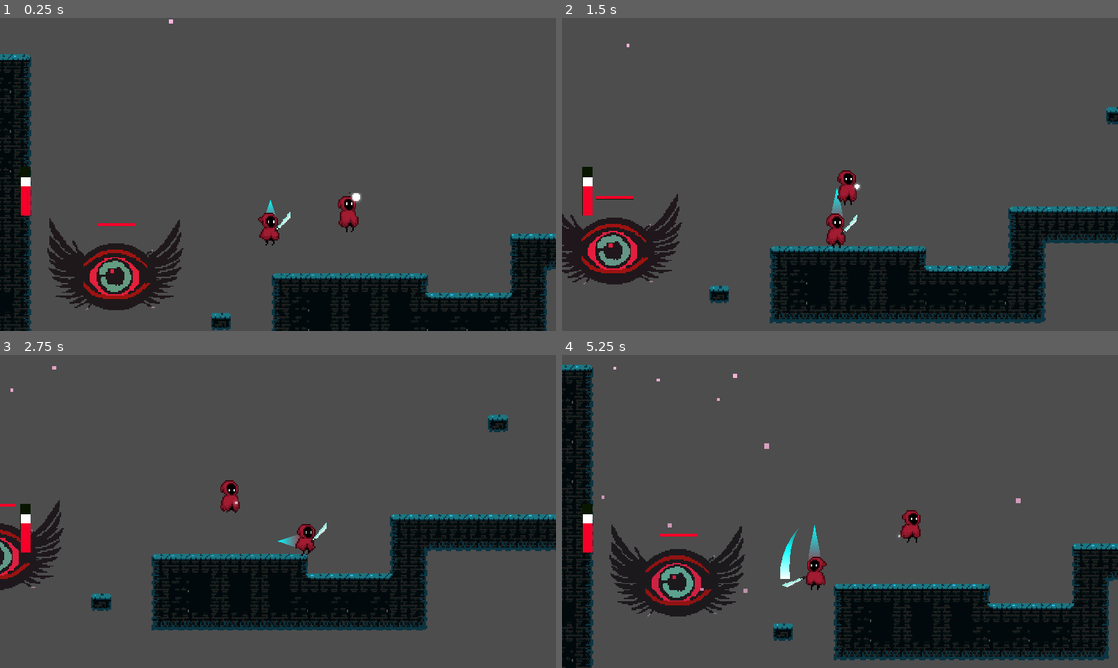
Above: before the commit, frames 1-4 (two rows, left to right).
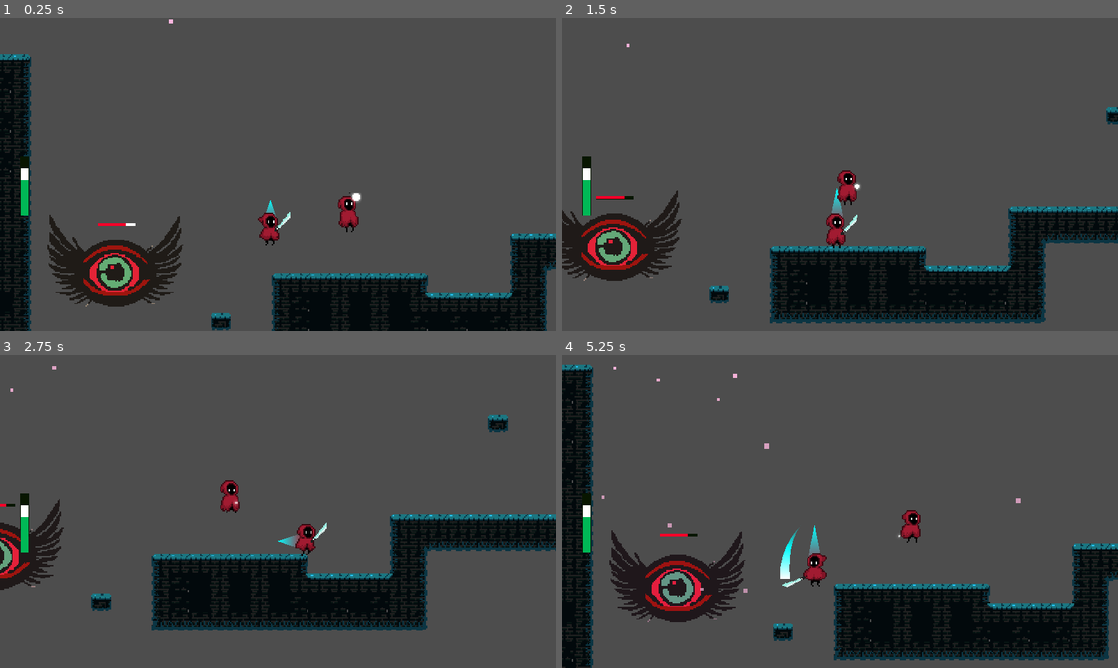
Above: after the commit, the same moments.

Repository: Driannn/AcerolaJam0
Game: Godot game, scene res://Scenes/Main scene/main_scene.tscn
Two runs of this game, one before a commit and one after it. Both use one fixed random seed, a clock stepped at 60 frames per second and the inputs below.
Inputs (mouse positions are in pixels of both pictures, inside the frame that each line leads up to):
- Up to frame 1 (0.25 s): no input
- Up to frame 2 (1.5 s): tap Enter (ui_accept) at 0.5 s; move the mouse to (962, 158) at 0.52 s; hold D (move_right) 0.53-1.28 s; tap X (attack) at 0.6 s; click (962, 158) at 0.67 s; tap Space (jump) at 0.77 s; move the mouse to (728, 190) at 1.27 s; hold S from 1.28 s (still down); tap F at 1.35 s
- Up to frame 3 (2.75 s): tap Space (jump) at 1.52 s; move the mouse to (333, 442) at 2.02 s; release S at 2.03 s; hold D (move_right) from 2.03 s (still down); tap X (attack) at 2.1 s
- Up to frame 4 (5.25 s): move the mouse to (812, 574) at 2.77 s; release D (move_right) at 2.78 s; hold W 2.78-3.53 s; tap F at 2.85, 4.35 s; click (812, 574) at 2.92 s; tap Space (jump) at 3.02, 3.77, 4.52 s; move the mouse to (1006, 558) at 3.52 s; hold A (move_left) 3.53-5.03 s; tap X (attack) at 3.6, 5.1 s; move the mouse to (673, 464) at 4.27 s; move the mouse to (867, 511) at 5.02 s; hold S from 5.03 s (still down); click (867, 511) at 5.17 s

The runs differ from the first frame. In frame 1, 2.5% of the frame differs, in the area x 3-33%, y 44-94%; in frame 2, 2.3%; in frame 3, 0.5%; in frame 4, 3.0%, in the area x 3-48%, y 44-86%.

Commit message:
hitbox works but is buggy
the hit and hurt box collide and the signal is triggered, but attack the enemy affects the player

Diff:
--- a/Assets/Scripts/MyHitBox.gd
+++ b/Assets/Scripts/MyHitBox.gd
@@ -1,7 +1,7 @@
 class_name MyHitBox
 extends Area2D
 
-@export var damage := 25
+@export var damage := 10
 
 func _init() -> void:
 	#Set the layer of this hit box to the number 2
--- a/Scenes/Entities/eye_enemy.tscn
+++ b/Scenes/Entities/eye_enemy.tscn
@@ -1,12 +1,16 @@
-[gd_scene load_steps=10 format=3 uid="uid://cldxd32efc4gh"]
+[gd_scene load_steps=12 format=3 uid="uid://cldxd32efc4gh"]
 
 [ext_resource type="Script" path="res://Scenes/Entities/eye_enemy.gd" id="1_2ixle"]
 [ext_resource type="Texture2D" uid="uid://y5nofrxknf74" path="res://Assets/Character/Eye try 2 test.png" id="1_7xmje"]
 [ext_resource type="Script" path="res://Assets/Scripts/MyHurtBox.gd" id="2_83kp3"]
+[ext_resource type="Script" path="res://Assets/Scripts/MyHitBox.gd" id="4_6yace"]
 [ext_resource type="PackedScene" uid="uid://4far1tugdhd" path="res://Scenes/UI/heath_bar.tscn" id="4_qwtri"]
 
 [sub_resource type="CircleShape2D" id="CircleShape2D_p13l0"]
 radius = 41.0488
+
+[sub_resource type="CircleShape2D" id="CircleShape2D_1ty1u"]
+radius = 27.0185
 
 [sub_resource type="Animation" id="Animation_y1ou2"]
 length = 0.001
@@ -89,6 +93,7 @@
 
 [node name="EyeEnemy" type="Node2D"]
 script = ExtResource("1_2ixle")
+health = 40
 
 [node name="Sprite2D" type="Sprite2D" parent="."]
 position = Vector2(-1, 4)
@@ -101,6 +106,14 @@
 [node name="CollisionShape2D" type="CollisionShape2D" parent="Sprite2D/MyHurtBox"]
 position = Vector2(1, -4)
 shape = SubResource("CircleShape2D_p13l0")
+
+[node name="MyHitBox" type="Area2D" parent="Sprite2D"]
+script = ExtResource("4_6yace")
+
+[node name="CollisionShape2D" type="CollisionShape2D" parent="Sprite2D/MyHitBox"]
+position = Vector2(1.99998, -4.00001)
+shape = SubResource("CircleShape2D_1ty1u")
+debug_color = Color(0.764706, 0.172549, 1, 0.419608)
 
 [node name="AnimationPlayer" type="AnimationPlayer" parent="."]
 unique_name_in_owner = true
--- a/Scenes/Player/my_player.gd
+++ b/Scenes/Player/my_player.gd
@@ -12,6 +12,8 @@
 @export var jump_force : float = 200.0
 ##Determines the maximun of jumps the player can do
 @export var max_jumps : int = 2
+##Player Health
+@export var health := 100
 
 @export_category("World")
 ##Gravity acceleration
@@ -103,6 +105,11 @@
 
 ##Handle the chages between animation states
 func update_animations(horizontal_direction : float) -> void:
+
+	if ap.is_playing() and ap.current_animation == "hurt":
+		ap.queue("hurt")
+		ap.queue("idle")
+
 	if is_on_floor():
 		if horizontal_direction == 0:
 			ap.play("idle")
@@ -112,3 +119,8 @@
 		ap.play("jump")
 	elif velocity.y > 0:
 		ap.play("fall")
+
+func take_damage(value):
+	ap.play("hurt")
+	health -= value
+	print("ayay me duele csm... health: ", health)
--- a/Scenes/Player/my_player.tscn
+++ b/Scenes/Player/my_player.tscn
@@ -1,15 +1,23 @@
-[gd_scene load_steps=16 format=3 uid="uid://bubsfc3tvkdsb"]
+[gd_scene load_steps=20 format=3 uid="uid://bubsfc3tvkdsb"]
 
 [ext_resource type="Texture2D" uid="uid://clh5e1uwbbtv0" path="res://Assets/Character/AnimationSheet_Character_byPenzilla.png" id="1_8w7mu"]
 [ext_resource type="Script" path="res://Scenes/Player/my_player.gd" id="1_ggs3h"]
 [ext_resource type="Script" path="res://addons/phantom_camera/scripts/phantom_camera_host/phantom_camera_host.gd" id="3_a8wne"]
+[ext_resource type="Script" path="res://Assets/Scripts/MyHurtBox.gd" id="3_cmf3y"]
 [ext_resource type="PackedScene" uid="uid://4far1tugdhd" path="res://Scenes/UI/heath_bar.tscn" id="4_2c6ax"]
 [ext_resource type="PackedScene" uid="uid://3rebuh30qoem" path="res://Scenes/Items/weapon_sword.tscn" id="4_kf80v"]
 [ext_resource type="Script" path="res://Scenes/Player/ObjectTrail.gd" id="5_p5b07"]
 
+[sub_resource type="CapsuleShape2D" id="CapsuleShape2D_meodc"]
+radius = 5.0
+height = 24.0
+
 [sub_resource type="CapsuleShape2D" id="CapsuleShape2D_flhek"]
 radius = 5.0
 height = 26.0
+
+[sub_resource type="StyleBoxFlat" id="StyleBoxFlat_aeibh"]
+bg_color = Color(0, 0.721569, 0.337255, 1)
 
 [sub_resource type="Animation" id="Animation_jukvn"]
 length = 0.001
@@ -37,6 +45,18 @@
 "update": 1,
 "values": [Vector2i(0, 6)]
 }
+tracks/2/type = "value"
+tracks/2/imported = false
+tracks/2/enabled = true
+tracks/2/path = NodePath("Sprite2D:modulate")
+tracks/2/interp = 1
+tracks/2/loop_wrap = true
+tracks/2/keys = {
+"times": PackedFloat32Array(0),
+"transitions": PackedFloat32Array(1),
+"update": 0,
+"values": [Color(1, 1, 1, 1)]
+}
 
 [sub_resource type="Animation" id="Animation_llf4s"]
 resource_name = "fall"
@@ -104,10 +124,27 @@
 "values": [24, 25, 26, 27, 28, 29, 30, 31]
 }
 
+[sub_resource type="Animation" id="Animation_6s7v0"]
+resource_name = "hurt"
+length = 0.1
+tracks/0/type = "value"
+tracks/0/imported = false
+tracks/0/enabled = true
+tracks/0/path = NodePath("Sprite2D:modulate")
+tracks/0/interp = 1
+tracks/0/loop_wrap = true
+tracks/0/keys = {
+"times": PackedFloat32Array(0),
+"transitions": PackedFloat32Array(1),
+"update": 0,
+"values": [Color(26.857, 21.714, 24.572, 1)]
+}
+
 [sub_resource type="AnimationLibrary" id="AnimationLibrary_pgd4j"]
 _data = {
 "RESET": SubResource("Animation_jukvn"),
 "fall": SubResource("Animation_llf4s"),
+"hurt": SubResource("Animation_6s7v0"),
 "idle": SubResource("Animation_ujvcn"),
 "jump": SubResource("Animation_dwgku"),
 "run": SubResource("Animation_6y8ty")
@@ -137,6 +174,14 @@
 vframes = 9
 frame = 48
 
+[node name="MyHurtBox" type="Area2D" parent="Sprite2D"]
+script = ExtResource("3_cmf3y")
+
+[node name="CollisionShape2D" type="CollisionShape2D" parent="Sprite2D/MyHurtBox"]
+position = Vector2(0, 1)
+shape = SubResource("CapsuleShape2D_meodc")
+debug_color = Color(0.831373, 0, 0.945098, 0.419608)
+
 [node name="CollisionShape2D" type="CollisionShape2D" parent="."]
 position = Vector2(0, -14)
 shape = SubResource("CapsuleShape2D_flhek")
@@ -150,10 +195,11 @@
 [node name="HeathBar" parent="Camera2D" instance=ExtResource("4_2c6ax")]
 offset_left = -207.0
 offset_top = 33.0
-offset_right = 38.0
-offset_bottom = 48.0
+offset_right = 94.0
+offset_bottom = 45.0
 rotation = -1.5708
 scale = Vector2(0.158147, 0.494211)
+theme_override_styles/fill = SubResource("StyleBoxFlat_aeibh")
 
 [node name="AnimationPlayer" type="AnimationPlayer" parent="."]
 unique_name_in_owner = true
--- a/project.godot
+++ b/project.godot
@@ -25,7 +25,7 @@
 window/size/window_width_override=1280
 window/size/window_height_override=720
 window/stretch/mode="canvas_items"
-window/size/always_on_top.editor=true
+window/size/always_on_top.editor=false
 
 [editor_plugins]
 
